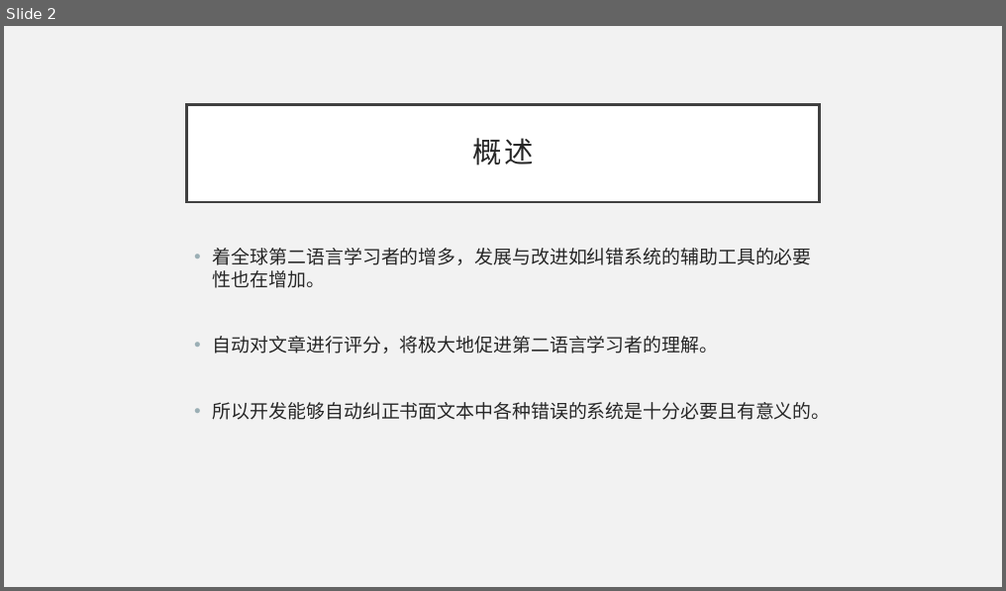
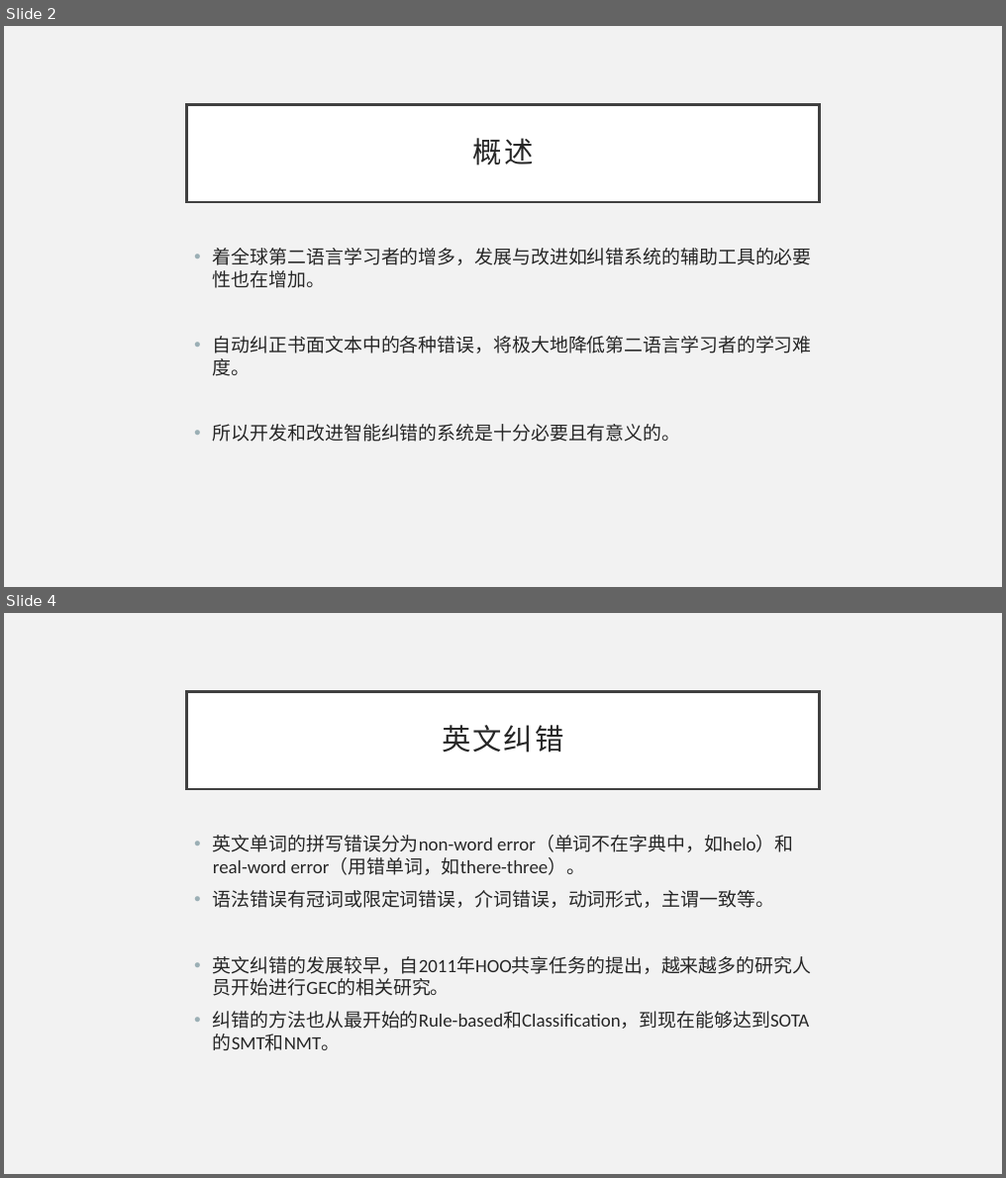
Before and after one commit to li-aolong/li-aolong.github.io, a slide deck: 北理东南研究院相关/报告-李英豪.pptx. Shown one above the other, each under a label of ours: slide 2 before the commit, slides 2 and 4 after it; the slides between them are not shown. The pictures are 1006x591 and 1006x1178 pixels, drawn with LibreOffice and Linux fonts; fonts in the diff are those of the drawing. Boxes give left, top, right and bottom in pixels: in the first picture for what was removed or moved away, otherwise in the second. Text is boxed around its words. In the diff, an @@ line names an element or a change of style, - is before the commit and + after.

```diff
--- a/北理东南研究院相关/报告-李英豪.pptx
+++ b/北理东南研究院相关/报告-李英豪.pptx
@@ slide 4 added at bbox=[4, 613, 1002, 1174], background #F2F2F2 @@
@@ title added at bbox=[187, 691, 819, 789], fill #FFFFFF, outline #404040 2.5 pt, 28 pt, text #262626 @@
+英文纠错
@@ text added at bbox=[213, 835, 811, 1052], 18 pt, text #262626 @@
+• 英文单词的拼写错误分为non-word error（单词不在字典中，如helo）和real-word error（用错单词，如there-three）。
+• 语法错误有冠词或限定词错误，介词错误，动词形式，主谓一致等。
+• 英文纠错的发展较早，自2011年HOO共享任务的提出，越来越多的研究人员开始进行GEC的相关研究。
+• 纠错的方法也从最开始的Rule-based和Classification，到现在能够达到SOTA的SMT和NMT。
@@ slide 2 changed as well @@
@@ text at bbox=[213, 336, 812, 442]: text changed @@
-• 自动对文章进行评分，将极大地促进第二语言学习者的理解。
-• 所以开发能够自动纠正书面文本中各种错误的系统是十分必要且有意义的。
+• 自动纠正书面文本中的各种错误，将极大地降低第二语言学习者的学习难度。
+• 所以开发和改进智能纠错的系统是十分必要且有意义的。
```
Also in this commit, not shown: 1 other slide changed, 11 other slides added, 1 slide removed.
